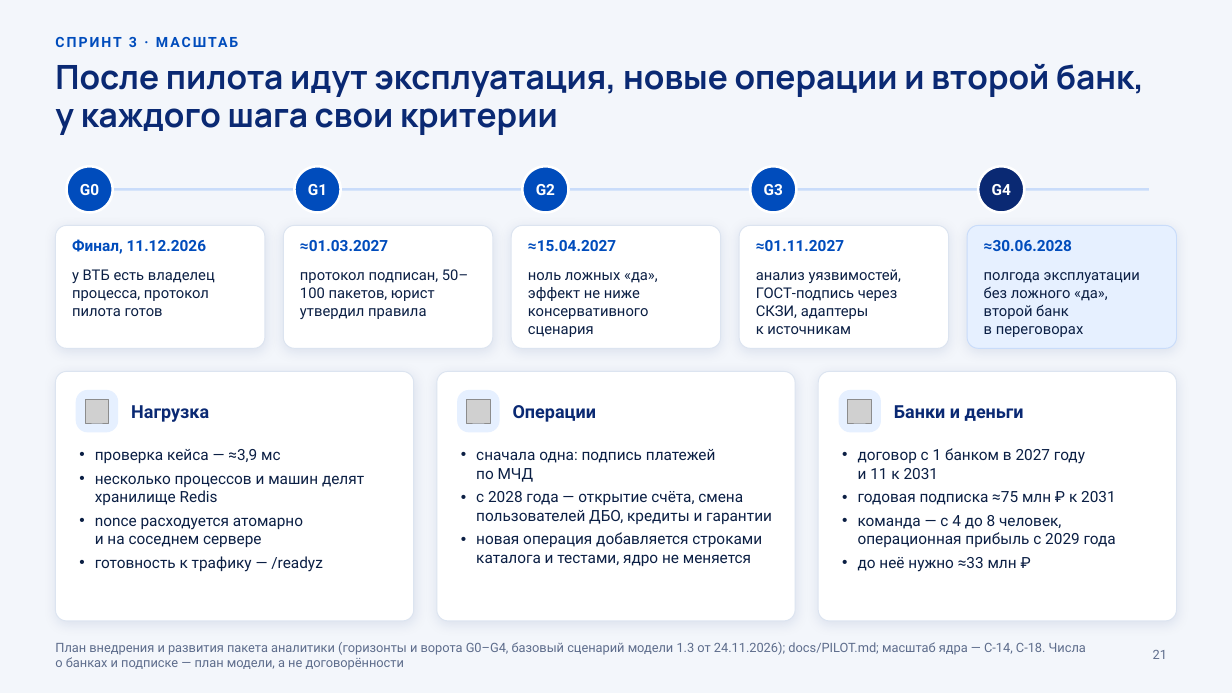
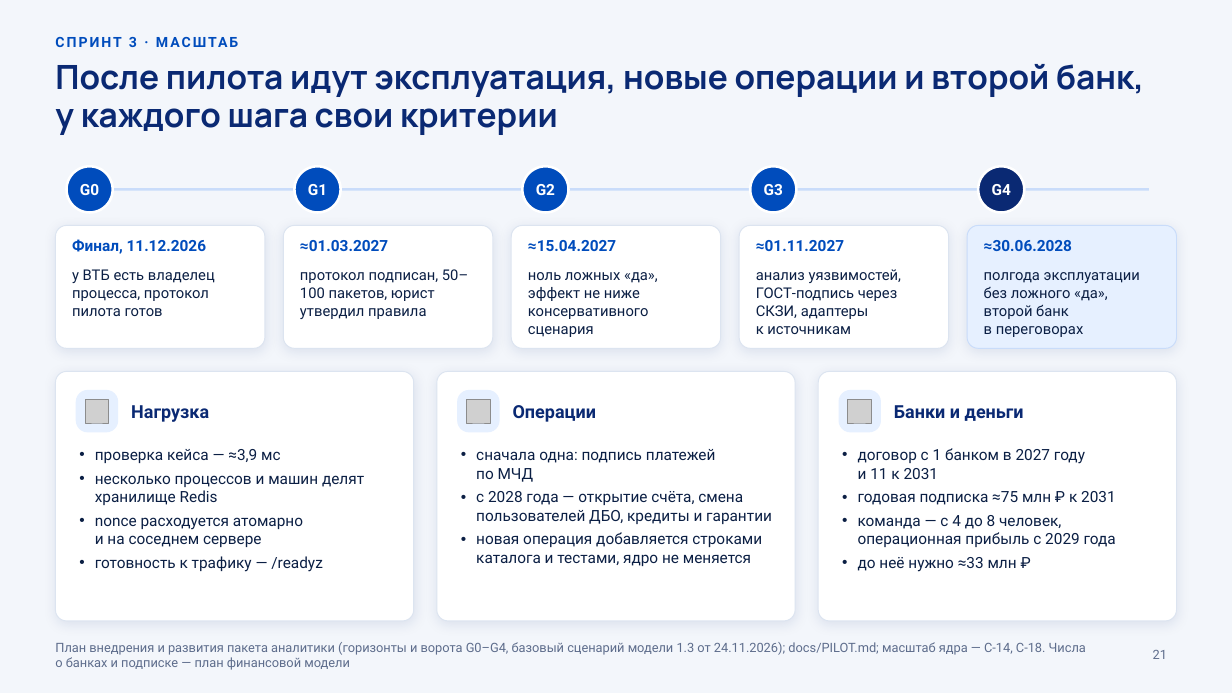
Before and after one commit to KonkovDV/Mandat, a slide deck: slide 21 of submission/slides/Mandat_VTB.pptx. Drawn at 1232x693 pixels with LibreOffice and Linux fonts; fonts in the diff are those of the drawing; grey boxes stand for pictures; background and template pictures are left out. Boxes give left, top, right and bottom in pixels: in the first picture for what was removed or moved away, otherwise in the second. Text is boxed around its words. In the diff, an @@ line names an element or a change of style, - is before the commit and + after.

Commit message:
deck and site: limits are stated once and plainly, without apologies
Phrases like «пока нет» and «а не договорённости» are replaced by what the pilot will measure or add. The facts and the boundaries stay.

```diff
--- a/submission/slides/Mandat_VTB.pptx
+++ b/submission/slides/Mandat_VTB.pptx
@@ text at (55, 642, 1086, 670): text changed @@
-План внедрения и развития пакета аналитики (горизонты и ворота G0–G4, базовый сценарий модели 1.3 от 24.11.2026); docs/PILOT.md; масштаб ядра — C‑14, C‑18. Числа о банках и подписке — план модели, а не договорённости
+План внедрения и развития пакета аналитики (горизонты и ворота G0–G4, базовый сценарий модели 1.3 от 24.11.2026); docs/PILOT.md; масштаб ядра — C‑14, C‑18. Числа о банках и подписке — план финансовой модели
```
Also in this commit, not shown: 9 other files.
